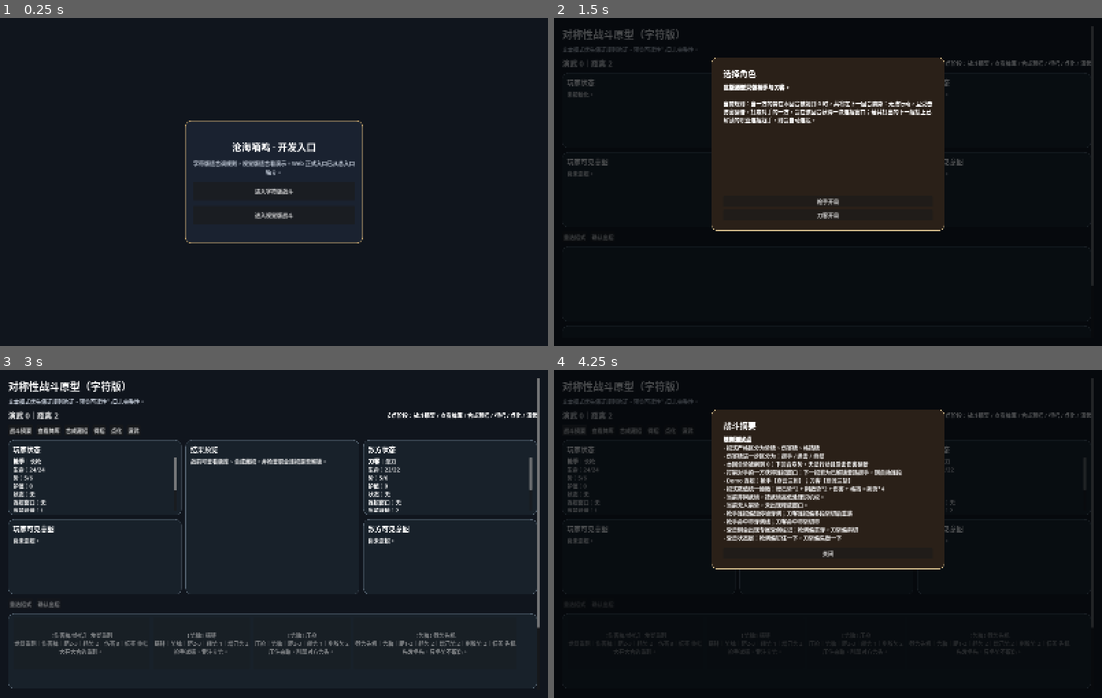
Above: before the commit, frames 1-4 (two rows, left to right).
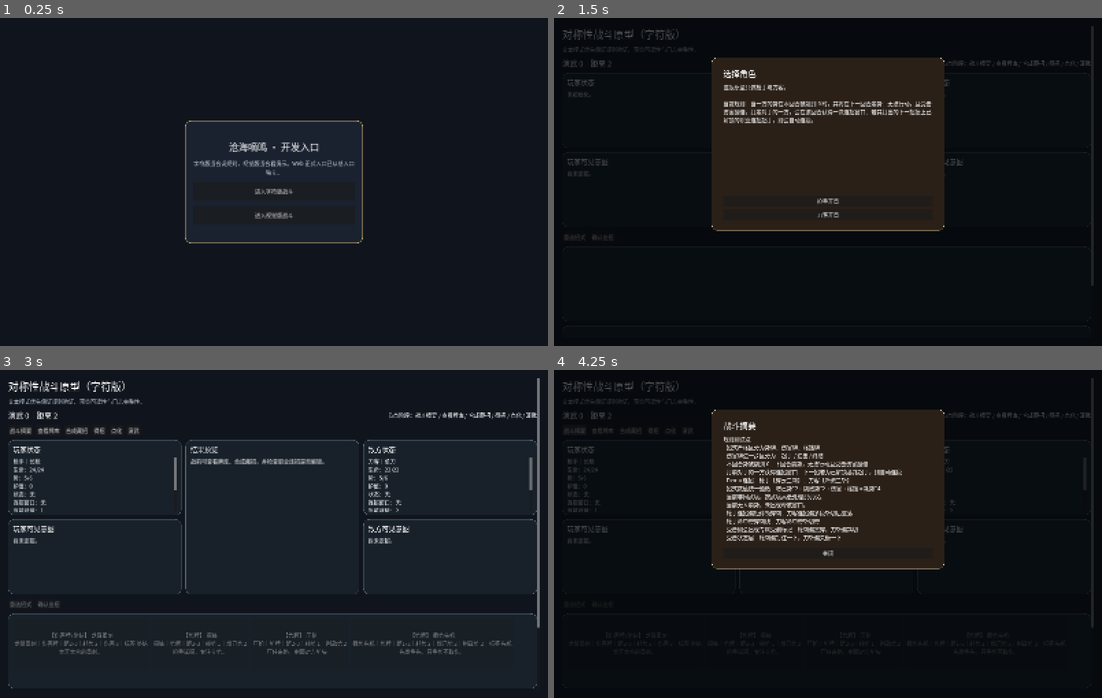
Above: after the commit, the same moments.

Repository: chengquansen-comments/canghaidiming
Game: Godot game, scene res://scenes/Main.tscn
Two runs of this game, one before a commit and one after it. Both use one fixed random seed, a clock stepped at 60 frames per second and the inputs below.
Inputs:
- Up to frame 1 (0.25 s): no input
- Up to frame 2 (1.5 s): click "进入字符版战斗" at 0.5 s; click "重选招式" at 1.25 s
- Up to frame 3 (3 s): click "确认出招" at 2 s; click "枪手开局" at 2.75 s
- Up to frame 4 (4.25 s): click "战斗摘要" at 3.5 s

The runs differ from the first frame. In frame 1, 0.8% of the frame differs, in the area x 35-65%, y 37-62%; in frame 2, 1.8%; in frame 3, 4.0%, in the area x 1-98%, y 3-87%; in frame 4, 3.4%.
Error in both runs: Invalid assignment of property or key 'disabled' with value of type 'bool' on a base object of type 'Nil'. (res://scripts/battle_controller_text_ui.gd:321)

Commit message:
Add global UI theme for proper CJK rendering

Diff:
--- a/project.godot
+++ b/project.godot
@@ -25,3 +25,7 @@
 
 renderer/rendering_method="gl_compatibility"
 renderer/rendering_method.mobile="gl_compatibility"
+
+[gui]
+
+theme/custom="res://themes/default_ui_theme.tres"
